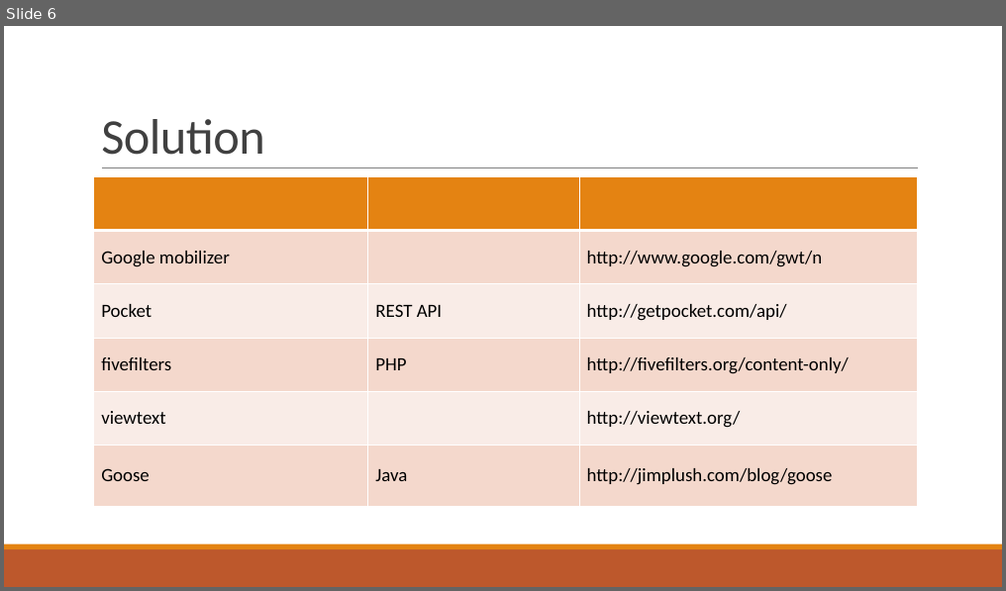
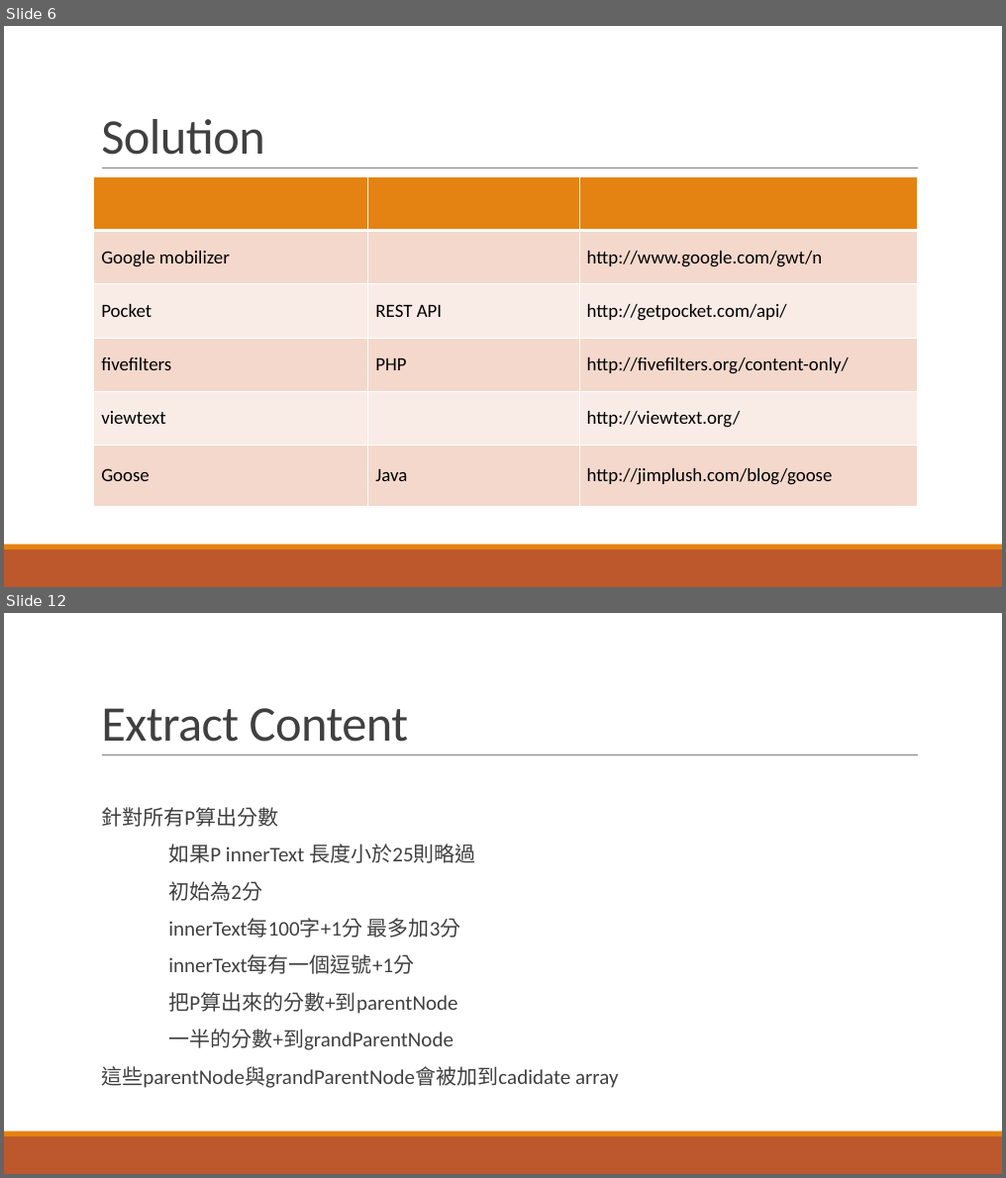
Before and after one commit to KemingChen/IR, a slide deck: Fianl/final.pptx. Shown one above the other, each under a label of ours: slide 6 before the commit, slides 6 and 12 after it; the slides between them are not shown. The pictures are 1006x591 and 1006x1178 pixels, drawn with LibreOffice and Linux fonts; fonts in the diff are those of the drawing. Boxes give left, top, right and bottom in pixels: in the first picture for what was removed or moved away, otherwise in the second. Text is boxed around its words. In the diff, an @@ line names an element or a change of style, - is before the commit and + after.

```diff
--- a/Fianl/final.pptx
+++ b/Fianl/final.pptx
@@ slide 12 added at (x1=4, y1=613, x2=1002, y2=1174), background #FFFFFF; not listed: 3 template elements that a slide beside it also shows @@
@@ title added at (x1=101, y1=708, x2=409, y2=742), 48 pt, text #404040 @@
+Extract Content
@@ text added at (x1=101, y1=807, x2=618, y2=1088), 20 pt, text #404040 @@
+  針對所有P算出分數
+  如果P innerText 長度小於25則略過
+  初始為2分
+  innerText每100字+1分 最多加3分
+  innerText每有一個逗號+1分
+  把P算出來的分數+到parentNode
+  一半的分數+到grandParentNode
+  這些parentNode與grandParentNode會被加到cadidate array
```
Also in this commit, not shown: 1 slide changed, 13 other slides added, 1 other file.
